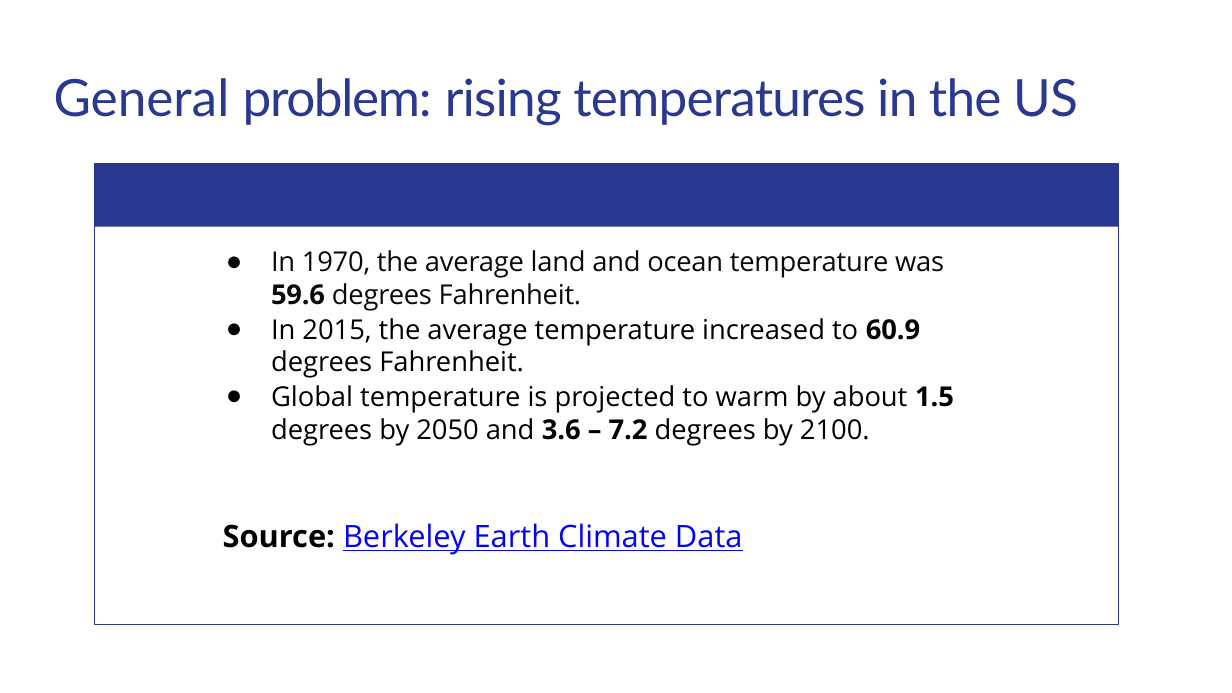
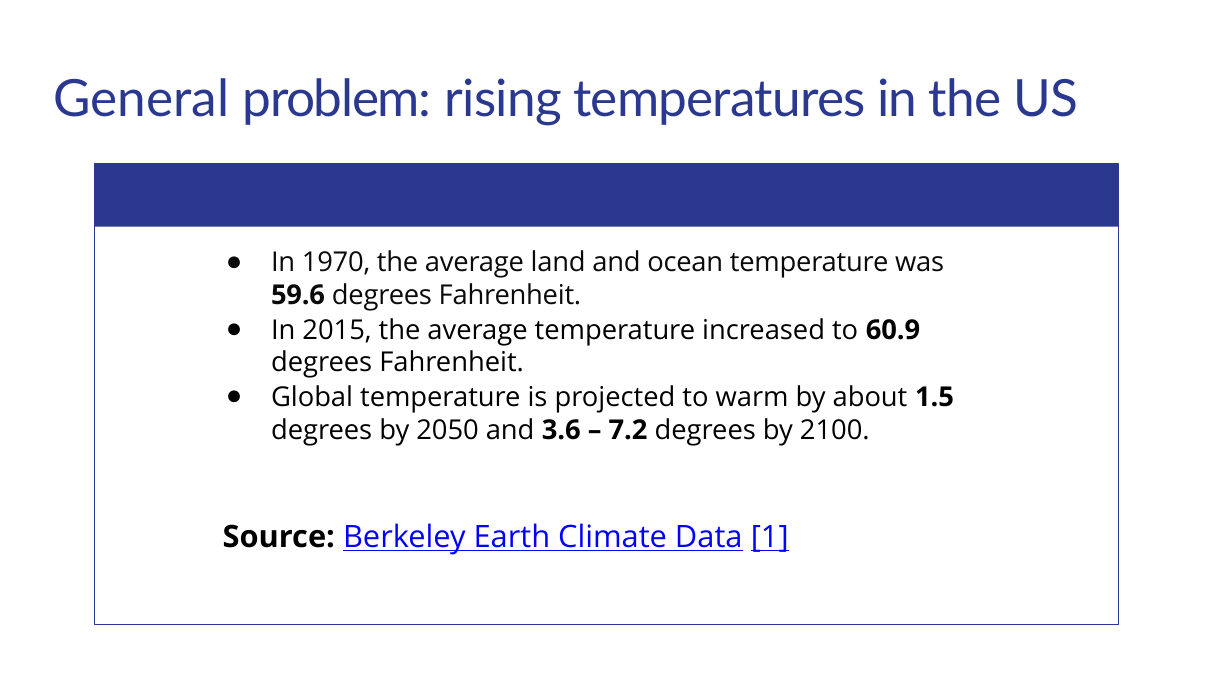
Before and after one commit to matthewshawnkehoe/Data-Science-Projects, a slide deck: slide 2 of Capstone Projects/Capstone_Two_Supervised_ML/Predicting_Temperature_Change.pptx. Drawn at 1232x693 pixels with LibreOffice and Linux fonts; fonts in the diff are those of the drawing. Boxes give left, top, right and bottom in pixels: in the first picture for what was removed or moved away, otherwise in the second. Text is boxed around its words. In the diff, an @@ line names an element or a change of style, - is before the commit and + after.

```diff
--- a/Capstone Projects/Capstone_Two_Supervised_ML/Predicting_Temperature_Change.pptx
+++ b/Capstone Projects/Capstone_Two_Supervised_ML/Predicting_Temperature_Change.pptx
@@ text at (x1=223, y1=523, x2=789, y2=555): text changed @@
-Source: Berkeley Earth Climate Data
+Source: Berkeley Earth Climate Data [1]
```
Also in this commit, not shown: 4 other slides changed, 2 slides added.
